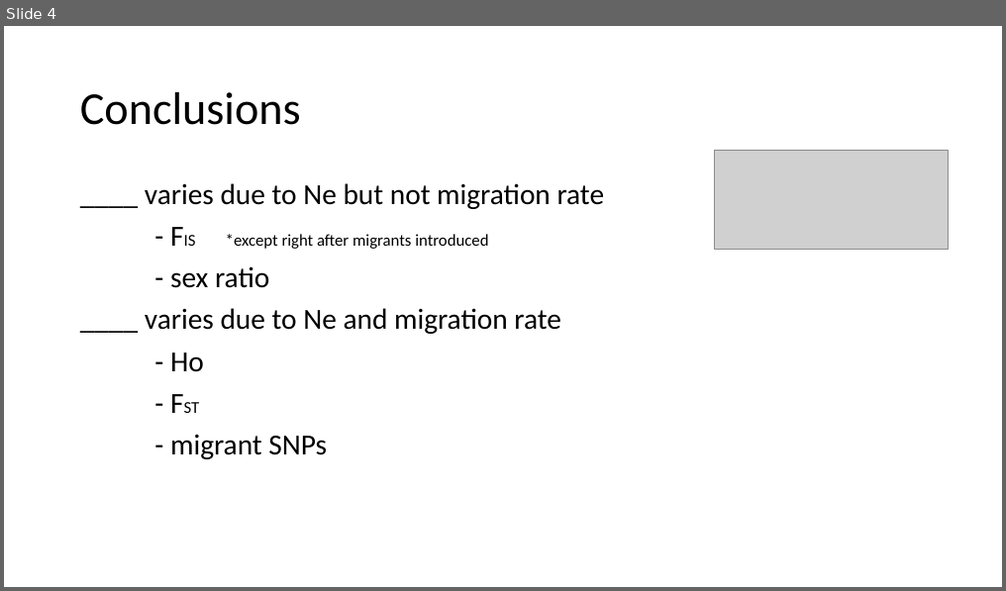
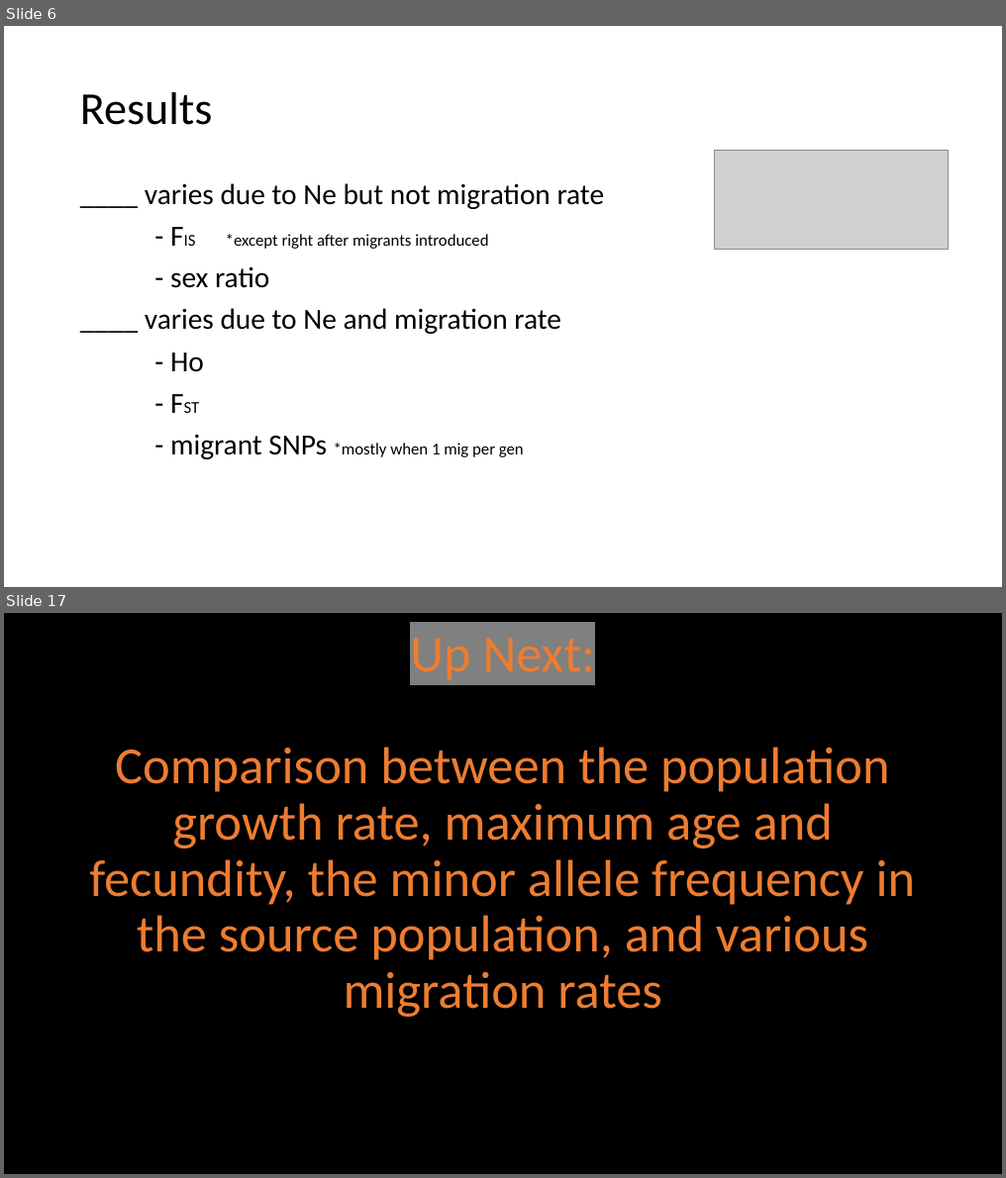
Before and after one commit to ginalamka/ComplexModel_ABM, a slide deck: Output_local/holding/figs/Figs_1.13.23.pptx. Shown one above the other, each under a label of ours: slide 4 before the commit, slides 6 and 17 after it; the slides between them are not shown. The pictures are 1006x591 and 1006x1178 pixels, drawn with LibreOffice and Linux fonts; fonts in the diff are those of the drawing; grey boxes stand for pictures. Boxes give left, top, right and bottom in pixels: in the first picture for what was removed or moved away, otherwise in the second. Text is boxed around its words. In the diff, an @@ line names an element or a change of style, - is before the commit and + after.

```diff
--- a/Output_local/holding/figs/Figs_1.13.23.pptx
+++ b/Output_local/holding/figs/Figs_1.13.23.pptx
@@ slide 17 added at [4, 613, 1002, 1174], background #000000 @@
@@ text added at [89, 747, 916, 1017], 50 pt, text #ED7D31 @@
+Up Next:
+Comparison between the population growth rate, maximum age and fecundity, the minor allele frequency in the source population, and various migration rates
@@ what was slide 4 is now slide 6 @@
@@ slide 6 changed as well @@
@@ title at [80, 92, 213, 125]: text changed @@
-Conclusions
+Results
@@ text at [170, 435, 524, 460]: text changed; size 28 to 16 pt @@
-- migrant SNPs
+- migrant SNPs *mostly when 1 mig per gen
```
Also in this commit, not shown: 20 other slides added, 7 slides removed, 1 other file.
